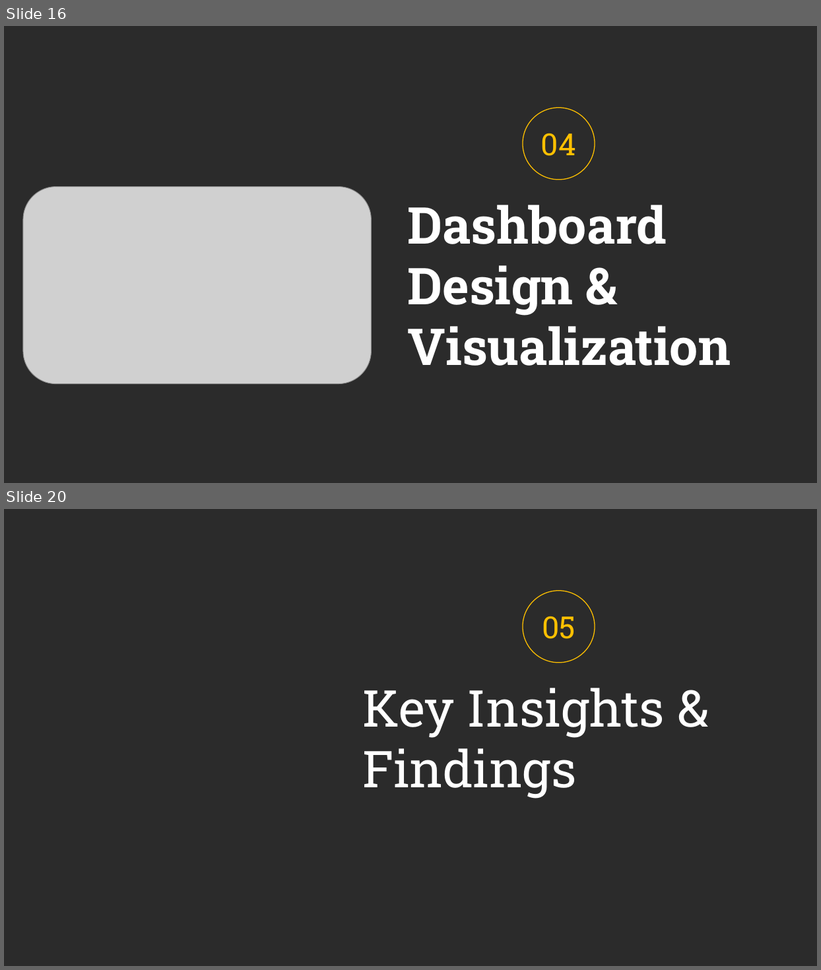
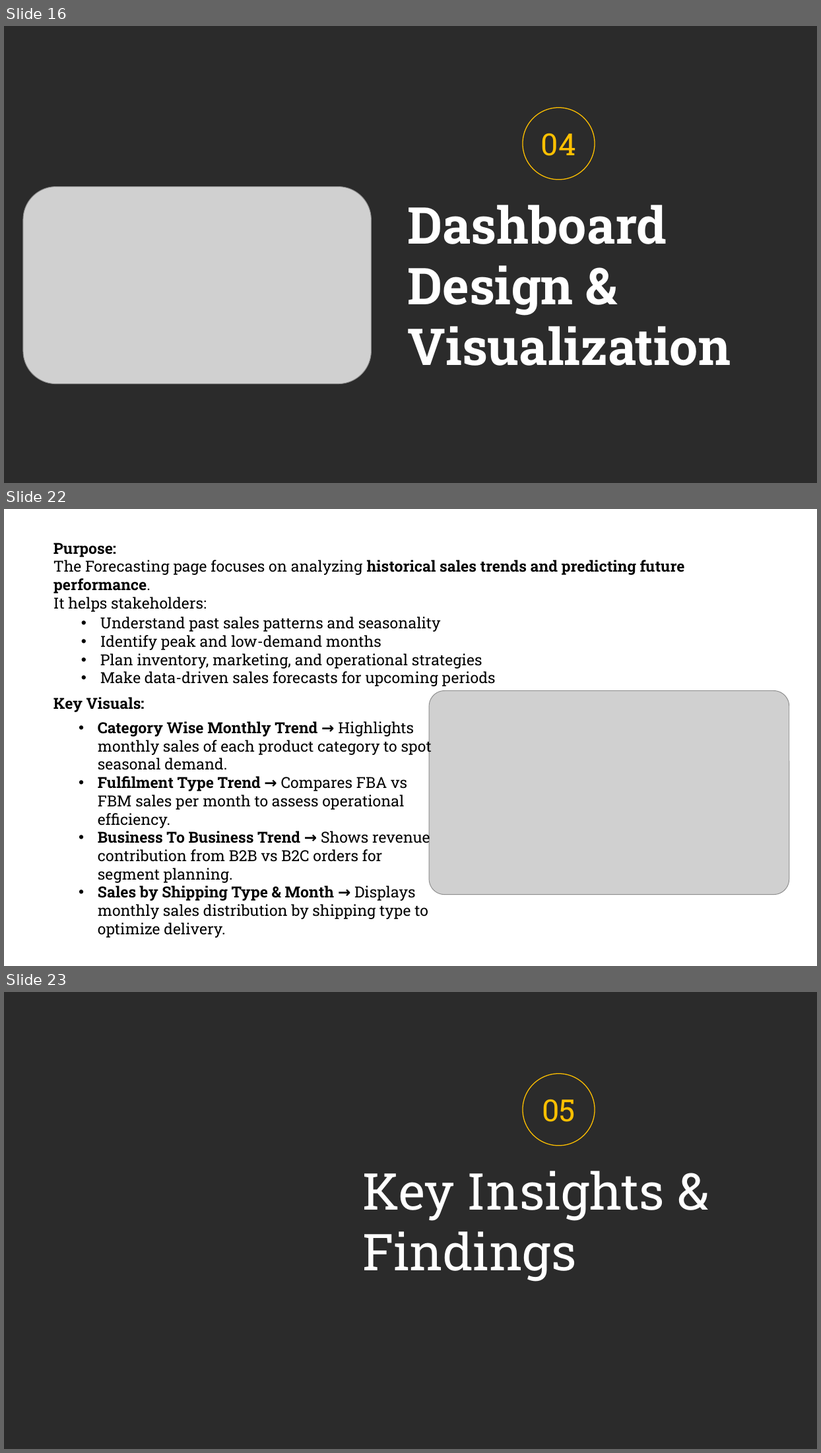
Before and after one commit to prafullwahatule/BI-Amazon-Sale-Report, a slide deck: Report/Amazon Sales Report.pptx. Shown one above the other, each under a label of ours: slides 16 and 20 before the commit, slides 16, 22 and 23 after it; the slides between them are not shown. The pictures are 821x970 and 821x1453 pixels, drawn with LibreOffice and Linux fonts; fonts in the diff are those of the drawing; grey boxes stand for pictures; background and template pictures are left out; a plain dark background stands for a picture behind light text. Boxes give left, top, right and bottom in pixels: in the first picture for what was removed or moved away, otherwise in the second. Text is boxed around its words. In the diff, an @@ line names an element or a change of style, - is before the commit and + after.

```diff
--- a/Report/Amazon Sales Report.pptx
+++ b/Report/Amazon Sales Report.pptx
@@ slide 22 added at (4,509,817,966), background picture (left out) @@
@@ text added at (54,543,685,612), 18 pt, text #000000, bold @@
+Purpose:
+The Forecasting page focuses on analyzing historical sales trends and predicting future performance.
+It helps stakeholders:
@@ text added at (100,617,496,687), 18 pt, text #000000 @@
+• Understand past sales patterns and seasonality
+• Identify peak and low-demand months
+• Plan inventory, marketing, and operational strategies
+• Make data-driven sales forecasts for upcoming periods
@@ text added at (54,697,145,712), 18 pt, text #000000, bold @@
+Key Visuals:
@@ picture added at (429,691,789,895) @@
@@ text added at (98,722,432,938), 18 pt, text #000000 @@
+• Category Wise Monthly Trend → Highlights monthly sales of each product category to spot seasonal demand.
+• Fulfilment Type Trend → Compares FBA vs FBM sales per month to assess operational efficiency.
+• Business To Business Trend → Shows revenue contribution from B2B vs B2C orders for segment planning.
+• Sales by Shipping Type & Month → Displays monthly sales distribution by shipping type to optimize delivery.
@@ what was slide 20 is now slide 23 @@
```
Also in this commit, not shown: 2 slides changed, 3 other slides added, 2 slides removed, 1 other file.
